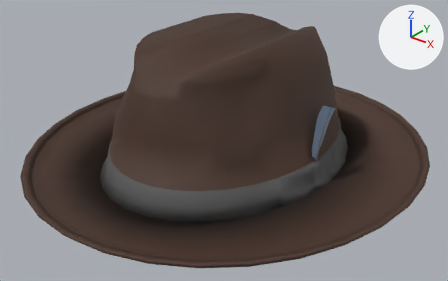
Before and after pictures for a commit that changed the OBJ model KinectFittingRoom/KinectFittingRoom/Resources/Models/Hats/fedora_brown_hat.obj.
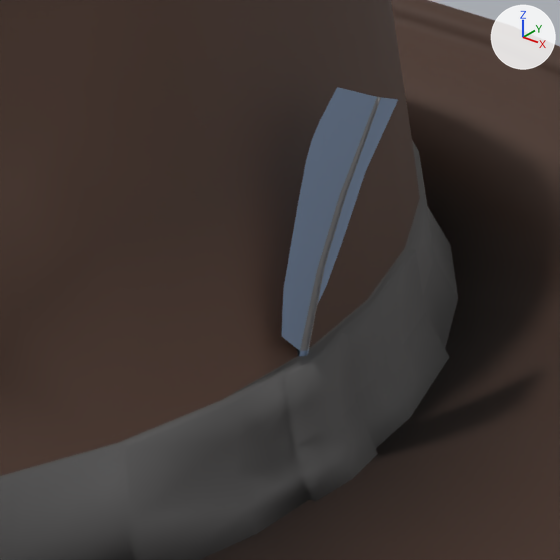
Each version is shown whole from a 50 mm camera at (0.1083, -0.1486, 0.0984) aimed at (-0.0045, -0.0076, 0.0109), then close up on the part from 57% to 82% of the width and 31% to 72% of the height. The lights are fixed; the arrows at upper right show +X, +Y and +Z. Where no turn or scale is listed for an object, it has been applied to the vertices. Vertices at the same position are counted once.
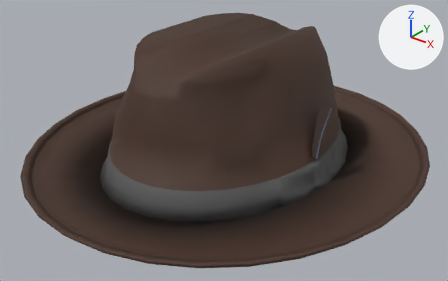
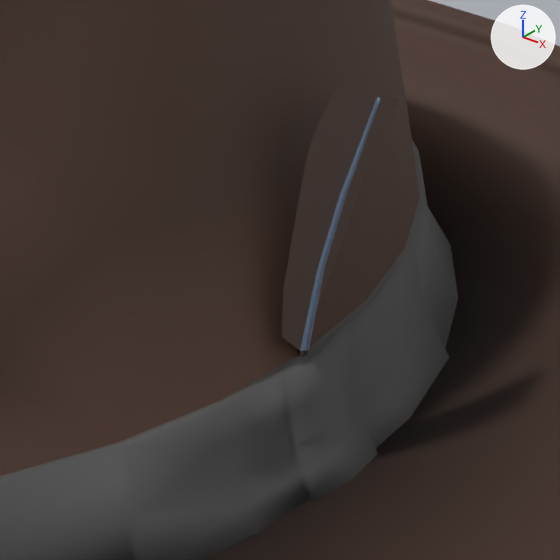
The newer file is also turned or shifted as a whole; pictures and numbers use the older file's frame.

The change, as a list of edits to the scene's bpy script:
```text
Change mat_material_006:
    mat_material_006.base_color: (0.0637, 0.0295, 0.0175) -> (0.0843, 0.0823, 0.0823)  # brown #473024 -> dark grey #525151
Add mat_material_009:
    mat_material_009 = principled_material('Material.009')
    mat_material_009.base_color = (0.0637, 0.0295, 0.0175)  # brown #473024
    mat_material_009.roughness = 0.7
Change me_circle_001:
    where me_circle_001.from_pydata(...)  # 729 vertices, 769 faces; spans x -0.0703..0.0565, y -0.0704..0.0673, z 0.0036..0.0441
    used by ob_circle_001; location = (0.0, 0.0, 0.0)
    remove me_circle_001.materials.append(mat_material_003)  # dark grey #525151
    me_circle_001 part 1: 23 faces spanning x 0.0258..0.0268, y -0.0048..0.0079, z 0.0071..0.0287 switch from mat_material_005 (blue #7990ae) to mat_material_009 (brown #473024)
```

What differs and where, as boxes (x1, y1, x2, y2) in the close-ups (560 x 560 px):
'Circle.001', recoloured, surface changed
    both: (278, 84, 401, 359)
part 1 of me_circle_001, recoloured
    both: (282, 87, 398, 356)
